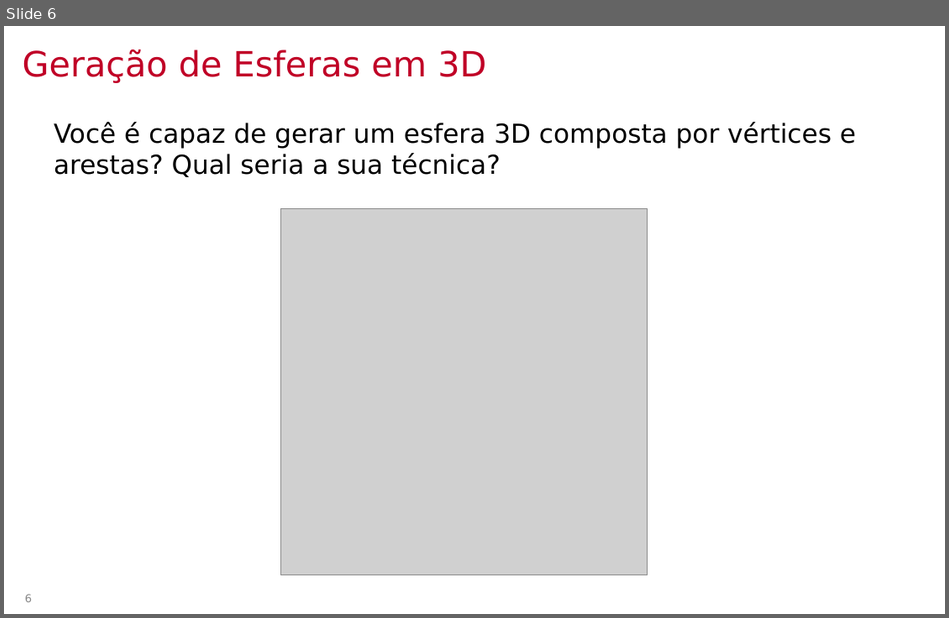
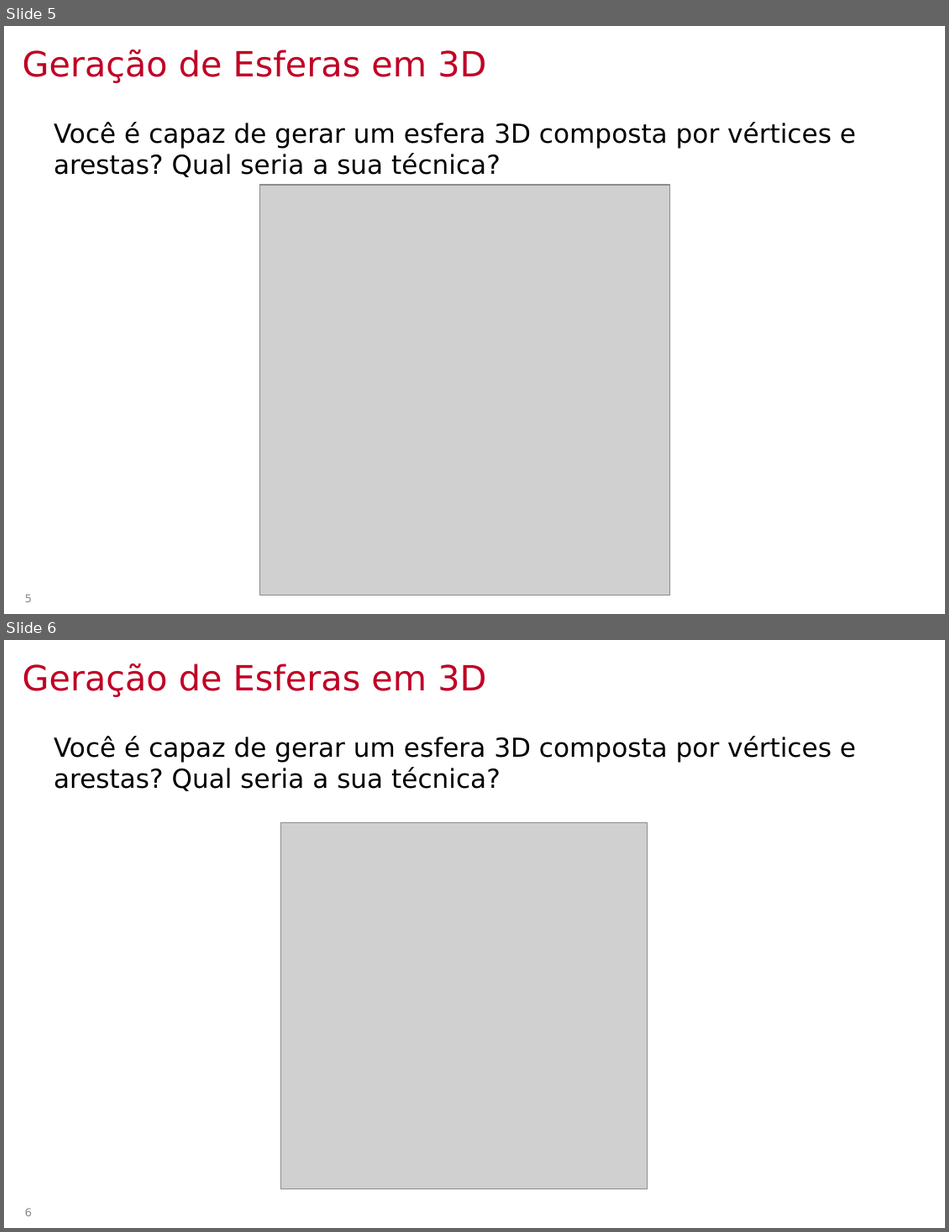
Before and after one commit to lpsoares/ComputacaoGrafica, a slide deck: aulas/14-primitivas_geometricas/aula14_primitivas_geometricas.pptx. Shown one above the other, each under a label of ours: slide 6 before the commit, slides 5 and 6 after it. The pictures are 949x618 and 949x1232 pixels, drawn with LibreOffice and Linux fonts; fonts in the diff are those of the drawing; grey boxes stand for pictures; background and template pictures are left out. Boxes give left, top, right and bottom in pixels: in the first picture for what was removed or moved away, otherwise in the second. Text is boxed around its words. In the diff, an @@ line names an element or a change of style, - is before the commit and + after.

```diff
--- a/aulas/14-primitivas_geometricas/aula14_primitivas_geometricas.pptx
+++ b/aulas/14-primitivas_geometricas/aula14_primitivas_geometricas.pptx
@@ slide 5 added at (x1=4, y1=26, x2=945, y2=614), background #FFFFFF @@
@@ title added at (x1=22, y1=50, x2=486, y2=83), 26.7 pt, text #C00026 @@
+Geração de Esferas em 3D
@@ text added at (x1=54, y1=122, x2=856, y2=177), 20 pt, text #000000 @@
+Você é capaz de gerar um esfera 3D composta por vértices e arestas? Qual seria a sua técnica?
@@ picture added at (x1=260, y1=185, x2=670, y2=596) @@
@@ page number added at (x1=25, y1=594, x2=32, y2=602), 8.3 pt, text #888888 @@
+5
```
Also in this commit, not shown: 1 slide changed, 1 slide removed, 9 other files.
